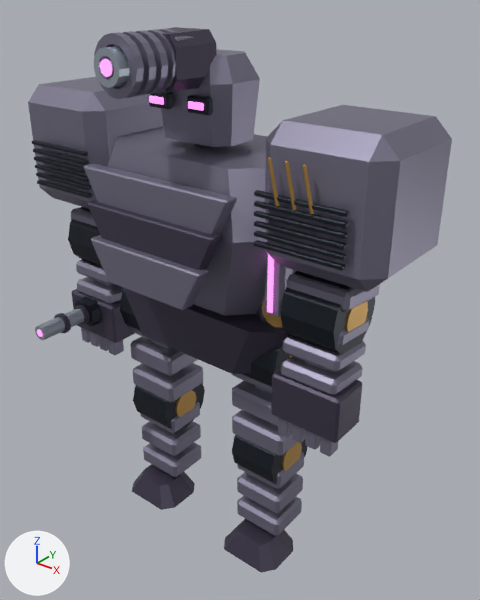
Before and after pictures for a commit that changed the Blender file out/mech_reference/t12/t12.blend.
Camera for both pictures: a camera (50 mm lens) standing at (4.42, -5.08, 6.26) and looking at (0.4, -0.05, 3.15). Arrows for +X, +Y and +Z are at lower left; the lights stay in place. The first picture is the older version. Both versions are drawn at frame 16 of the action 't12:heavy:elbow_l'; the numbers are the values there.

In view in the first picture: 'Armored palm.001', 'Articulated armored foot', 'Heavy electromagnetic receiver', 'Helmet shell', 'Layered chest shield plate', 'Layered chest shield plate.001', 'Layered chest shield plate.002', 'Mechanical joint collar.003', 'Pelvic armored saddle', 'Shoulder reactor armor', 'Shoulder reactor armor.001', 'Thoracic armor shell' and 73 more.
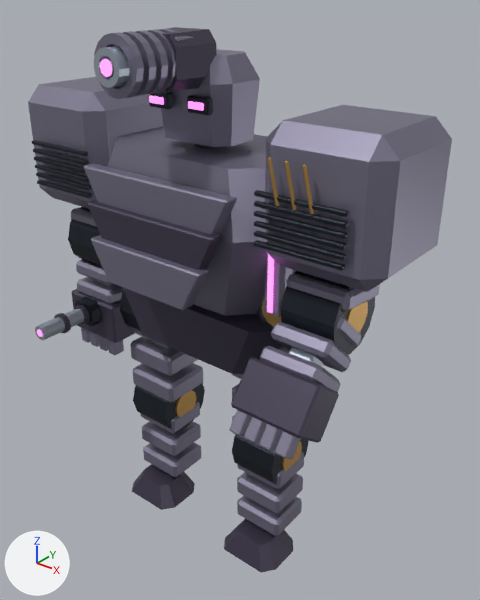
ob_elbow_l is not drawn itself; it is the parent of ob_wrist_l, ob_exposed_load_bearing_piston_003, ob_segmented_limb_armor_009, ob_segmented_limb_armor_010, ob_segmented_limb_armor_011, ob_mechanical_joint_collar_003, ob_joint_axle_cap_003.

The change, as JSON lines over the scene's bpy script:
```json
{"op": "set", "path": "ob_elbow_l.rotation_euler", "old": "(0.0, 0.0, 0.0)", "new": "(-0.65, 0.0, 0.0)", "note": "degrees (0, 0, 0) -> degrees (-37, 0, 0)"}
```

Boxes [x1, y1, x2, y2] around the edits, measured in the pictures (480 x 600 px):
```json
{"object": "Armored palm.001", "change": "turned", "before": [271, 369, 362, 443], "after": [231, 357, 339, 443]}
{"object": "Mechanical joint collar.003", "change": "turned", "before": [280, 271, 375, 355], "after": [281, 271, 375, 355]}
{"object": "Segmented limb armor.010", "change": "turned", "before": [282, 336, 366, 373], "after": [271, 322, 351, 372]}
{"object": "Segmented limb armor.011", "change": "turned", "before": [280, 356, 363, 395], "after": [260, 346, 340, 392]}
{"object": "Individual armored finger.007", "change": "turned", "before": [320, 437, 338, 457], "after": [275, 431, 300, 459]}
{"object": "Individual armored finger.006", "change": "turned", "before": [305, 430, 321, 450], "after": [259, 424, 283, 451]}
{"object": "Segmented limb armor.009", "change": "turned", "before": [338, 317, 369, 347], "after": [336, 315, 362, 347]}
{"object": "Individual armored finger.005", "change": "turned", "before": [291, 424, 306, 443], "after": [244, 417, 267, 444]}
{"object": "Individual armored finger.004", "change": "turned", "before": [278, 417, 292, 436], "after": [229, 410, 252, 436]}
{"object": "Joint axle cap.003", "change": "turned", "before": [345, 301, 368, 332], "after": [346, 301, 368, 333]}
{"object": "Exposed load-bearing piston.003", "change": "turned", "before": [305, 361, 327, 370], "after": [289, 347, 323, 366], "on screen": "mostly hidden"}
{"object": "Segmented limb armor.014", "change": "unchanged, covered by the edit", "before": [232, 410, 297, 456], "after": [232, 415, 301, 456]}
```
